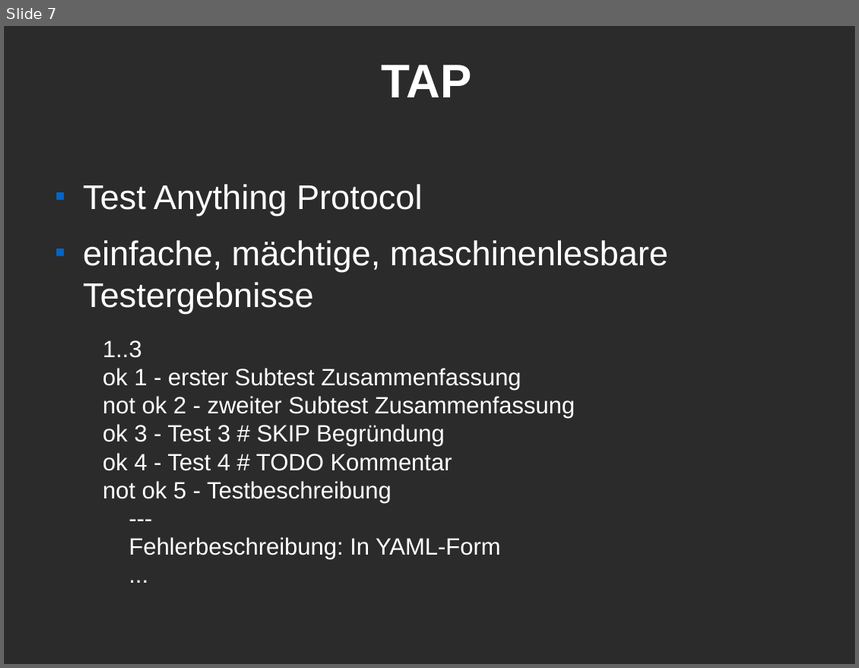
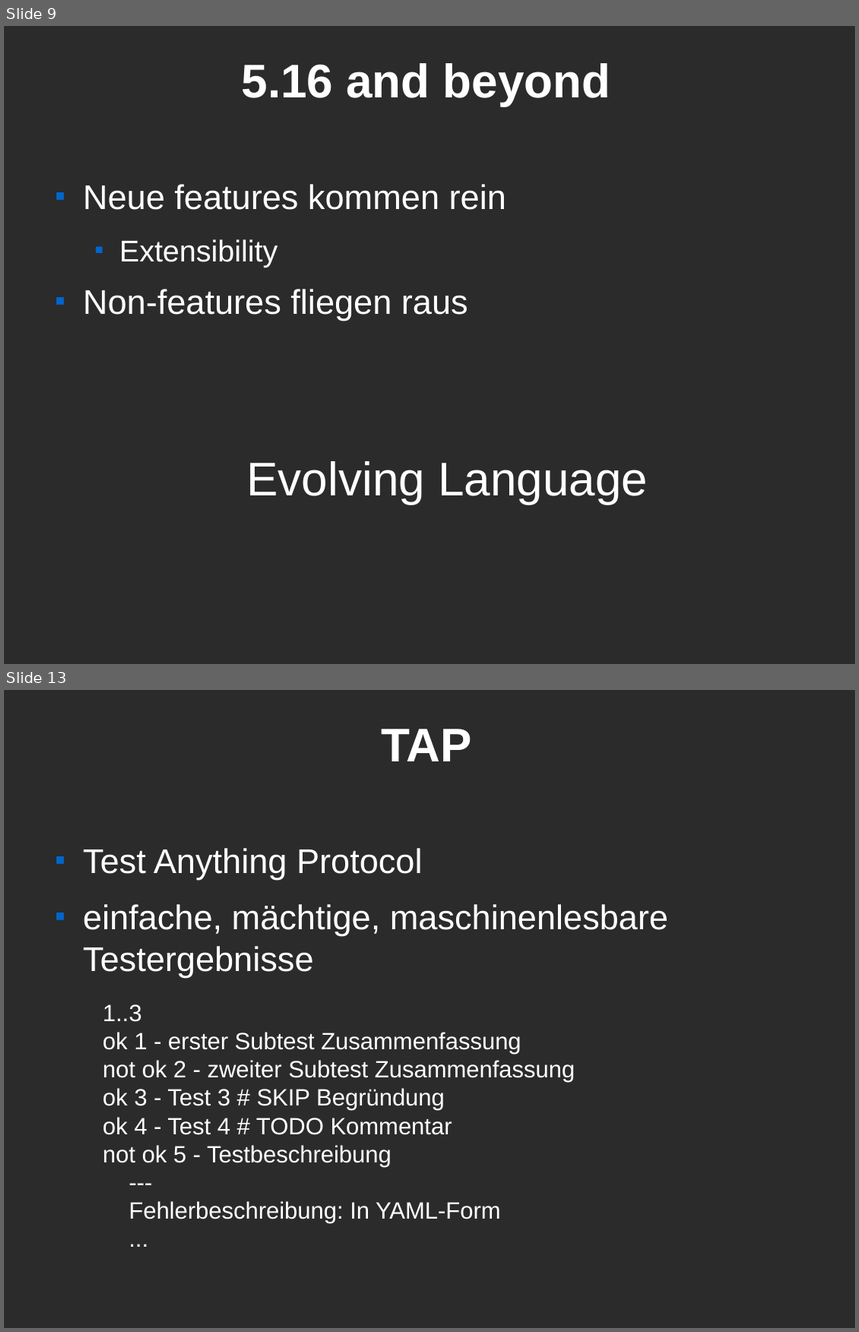
Before and after one commit to Caldrin/Vortrag_CLT, a slide deck: Modern Perl.odp. Shown one above the other, each under a label of ours: slide 7 before the commit, slides 9 and 13 after it; the slides between them are not shown. The pictures are 859x668 and 859x1332 pixels, drawn with LibreOffice and Linux fonts; fonts in the diff are those of the drawing; background and template pictures are left out; a plain dark background stands for a picture behind light text. Boxes give left, top, right and bottom in pixels: in the first picture for what was removed or moved away, otherwise in the second. Text is boxed around its words. In the diff, an @@ line names an element or a change of style, - is before the commit and + after.

```diff
--- a/Modern Perl.odp
+++ b/Modern Perl.odp
@@ slide 9 added at bbox=[4, 26, 855, 664], background picture (left out) @@
@@ title added at bbox=[242, 63, 610, 107], 44 pt, text #FFFFFF, bold @@
+5.16 and beyond
@@ text added at bbox=[83, 184, 648, 505], 32 pt, text #FFFFFF @@
+■ Neue features kommen rein
+  ■ Extensibility
+■ Non-features fliegen raus
+Evolving Language
@@ what was slide 7 is now slide 13 @@
```
Also in this commit, not shown: 2 slides changed, 11 other slides added, 1 slide removed.
